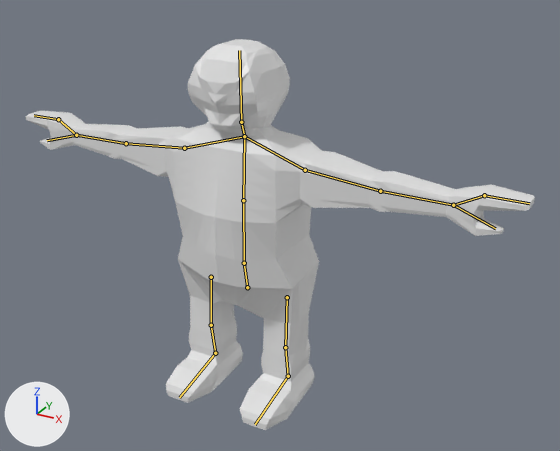
Renders of the Blender file Scenes/Models/DwardDummyRigged2.blend from each side of a commit.
One viewpoint serves both versions: a 50 mm lens placed at (1.218, -1.987, 1.618), pointed at (0.107, 0.033, 0.607). The lights are fixed; the arrows at lower left show +X, +Y and +Z. The bones that bend it are drawn over the model as lines.
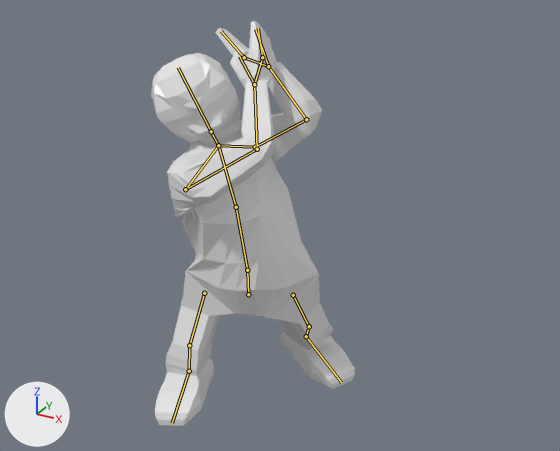
The newer file adds an action. The first version stands in its rest pose; the second is drawn at frame 5 of the action 'MeleeAttack2'.

Scene script edits in JSON lines:
```json
{"block": "bone_root", "where": "bone_root = bpy.data.objects['Armature'].pose.bones['Root']"}
{"op": "set", "path": "bone_root.location", "old": "(0.0, 0.0, 0.0)", "new": "(0.005, -0.024, 0.005)"}
{"op": "set", "path": "bone_root.rotation_quaternion", "old": "(1.0, 0.0, 0.0, 0.0)", "new": "(0.958, 0.0, 0.219, -0.037)", "note": "degrees (0, 0, 0) -> degrees (-1, 26, -5)"}
{"block": "bone_spine1", "where": "bone_spine1 = bpy.data.objects['Armature'].pose.bones['Spine1']  # child of 'Root'"}
{"op": "set", "path": "bone_spine1.rotation_quaternion", "old": "(1.0, 0.0, 0.0, 0.0)", "new": "(0.974, -0.054, 0.207, 0.072)", "note": "degrees (0, 0, 0) -> degrees (-5, 24, 7)"}
{"block": "bone_spine2", "where": "bone_spine2 = bpy.data.objects['Armature'].pose.bones['Spine2']  # child of 'Spine1'"}
{"op": "set", "path": "bone_spine2.rotation_quaternion", "old": "(1.0, 0.0, 0.0, 0.0)", "new": "(0.99, 0.001, 0.136, 0.045)", "note": "degrees (0, 0, 0) -> degrees (1, 16, 5)"}
{"block": "bone_neck", "where": "bone_neck = bpy.data.objects['Armature'].pose.bones['Neck']  # child of 'Spine2'"}
{"op": "set", "path": "bone_neck.rotation_quaternion", "old": "(1.0, 0.0, 0.0, 0.0)", "new": "(0.957, -0.081, -0.22, 0.17)", "note": "degrees (0, 0, 0) -> degrees (-14, -23, 23)"}
{"block": "bone_shoulder_l", "where": "bone_shoulder_l = bpy.data.objects['Armature'].pose.bones['Shoulder.L']  # child of 'Spine2'"}
{"op": "set", "path": "bone_shoulder_l.rotation_quaternion", "old": "(1.0, 0.0, 0.0, 0.0)", "new": "(0.967, -0.254, -0.048, -0.033)", "note": "degrees (0, 0, 0) -> degrees (-29, -6, -2)"}
{"block": "bone_upperarm_l", "where": "bone_upperarm_l = bpy.data.objects['Armature'].pose.bones['UpperArm.L']  # child of 'Shoulder.L'"}
{"op": "set", "path": "bone_upperarm_l.rotation_quaternion", "old": "(1.0, 0.0, 0.0, 0.0)", "new": "(0.405, 0.696, -0.474, -0.334)", "note": "degrees (0, 0, 0) -> degrees (116, 5, -72)"}
{"block": "bone_lowerarm_l", "where": "bone_lowerarm_l = bpy.data.objects['Armature'].pose.bones['LowerArm.L']  # child of 'UpperArm.L'"}
{"op": "set", "path": "bone_lowerarm_l.rotation_quaternion", "old": "(1.0, 0.0, 0.0, 0.0)", "new": "(0.622, 0.748, -0.094, 0.148)", "note": "degrees (0, 0, 0) -> degrees (100, -20, 3)"}
{"block": "bone_thumb_l", "where": "bone_thumb_l = bpy.data.objects['Armature'].pose.bones['Thumb.L']  # child of 'LowerArm.L'"}
{"op": "set", "path": "bone_thumb_l.rotation_quaternion", "old": "(1.0, 0.0, 0.0, 0.0)", "new": "(0.574, -0.263, 0.774, -0.047)", "note": "degrees (0, 0, 0) -> degrees (48, 120, 66)"}
{"block": "bone_hand_l", "where": "bone_hand_l = bpy.data.objects['Armature'].pose.bones['Hand.L']  # child of 'LowerArm.L'"}
{"op": "set", "path": "bone_hand_l.rotation_quaternion", "old": "(1.0, 0.0, 0.0, 0.0)", "new": "(0.63, 0.414, 0.657, 0.026)", "note": "degrees (0, 0, 0) -> degrees (110, 54, 77)"}
{"block": "bone_shoulder_r", "where": "bone_shoulder_r = bpy.data.objects['Armature'].pose.bones['Shoulder.R']  # child of 'Spine2'"}
{"op": "set", "path": "bone_shoulder_r.rotation_quaternion", "old": "(1.0, 0.0, 0.0, 0.0)", "new": "(0.98, 0.186, -0.061, -0.016)", "note": "degrees (0, 0, 0) -> degrees (22, -7, -3)"}
{"block": "bone_upperarm_r", "where": "bone_upperarm_r = bpy.data.objects['Armature'].pose.bones['UpperArm.R']  # child of 'Shoulder.R'"}
{"op": "set", "path": "bone_upperarm_r.rotation_quaternion", "old": "(1.0, 0.0, 0.0, 0.0)", "new": "(0.265, 0.82, 0.256, 0.417)", "note": "degrees (0, 0, 0) -> degrees (127, -34, 52)"}
{"block": "bone_lowerarm_r", "where": "bone_lowerarm_r = bpy.data.objects['Armature'].pose.bones['LowerArm.R']  # child of 'UpperArm.R'"}
{"op": "set", "path": "bone_lowerarm_r.rotation_quaternion", "old": "(1.0, 0.0, 0.0, 0.0)", "new": "(0.846, 0.503, -0.077, 0.077)", "note": "degrees (0, 0, 0) -> degrees (61, -12, 3)"}
{"block": "bone_thumb_r", "where": "bone_thumb_r = bpy.data.objects['Armature'].pose.bones['Thumb.R']  # child of 'LowerArm.R'"}
{"op": "set", "path": "bone_thumb_r.rotation_quaternion", "old": "(1.0, 0.0, 0.0, 0.0)", "new": "(0.835, 0.105, 0.538, 0.05)", "note": "degrees (0, 0, 0) -> degrees (30, 63, 25)"}
{"block": "bone_hand_r", "where": "bone_hand_r = bpy.data.objects['Armature'].pose.bones['Hand.R']  # child of 'LowerArm.R'"}
{"op": "set", "path": "bone_hand_r.rotation_quaternion", "old": "(1.0, 0.0, 0.0, 0.0)", "new": "(0.825, -0.215, 0.515, 0.088)", "note": "degrees (0, 0, 0) -> degrees (-35, 63, -10)"}
{"block": "bone_fingers_r", "where": "bone_fingers_r = bpy.data.objects['Armature'].pose.bones['Fingers.R']  # child of 'Hand.R'"}
{"op": "set", "path": "bone_fingers_r.rotation_quaternion", "old": "(1.0, 0.0, 0.0, 0.0)", "new": "(0.998, -0.053, 0.029, -0.004)", "note": "degrees (0, 0, 0) -> degrees (-6, 3, -1)"}
{"block": "bone_iklegpole_l", "where": "bone_iklegpole_l = bpy.data.objects['Armature'].pose.bones['IKLegPole.L']"}
{"op": "set", "path": "bone_iklegpole_l.location", "old": "(0.0, 0.0, 0.0)", "new": "(-0.737, -0.073, 0.0)"}
{"op": "set", "path": "bone_iklegpole_l.rotation_quaternion", "old": "(1.0, 0.0, 0.0, 0.0)", "new": "(0.984, 0.0, 0.0, 0.176)", "note": "degrees (0, 0, 0) -> degrees (0, 0, 20)"}
{"block": "bone_iktarget_l", "where": "bone_iktarget_l = bpy.data.objects['Armature'].pose.bones['IKTarget.L']"}
{"op": "set", "path": "bone_iktarget_l.location", "old": "(0.0, 0.0, 0.0)", "new": "(0.041, 0.216, -0.029)"}
{"op": "set", "path": "bone_iktarget_l.rotation_quaternion", "old": "(1.0, 0.0, 0.0, 0.0)", "new": "(0.865, -0.061, 0.093, -0.489)", "note": "degrees (0, 0, 0) -> degrees (-11, 6, -60)"}
{"block": "bone_iklegpole_r", "where": "bone_iklegpole_r = bpy.data.objects['Armature'].pose.bones['IKLegPole.R']"}
{"op": "set", "path": "bone_iklegpole_r.location", "old": "(0.0, 0.0, 0.0)", "new": "(-0.039, 0.053, 0.0)"}
{"op": "set", "path": "bone_iklegpole_r.rotation_quaternion", "old": "(1.0, 0.0, 0.0, 0.0)", "new": "(0.984, 0.0, 0.0, 0.176)", "note": "degrees (0, 0, 0) -> degrees (0, 0, 20)"}
{"block": "bone_iktarget_r", "where": "bone_iktarget_r = bpy.data.objects['Armature'].pose.bones['IKTarget.R']"}
{"op": "set", "path": "bone_iktarget_r.location", "old": "(0.0, 0.0, 0.0)", "new": "(0.019, -0.143, 0.0)"}
{"op": "set", "path": "bone_iktarget_r.rotation_quaternion", "old": "(1.0, 0.0, 0.0, 0.0)", "new": "(0.984, 0.0, 0.0, -0.176)", "note": "degrees (0, 0, 0) -> degrees (0, 0, -20)"}
```

Boxes [x1, y1, x2, y2] around the edits, measured in the pictures (560 x 451 px):
```json
{"object": "Cube", "change": "posed", "before": [26, 39, 535, 430], "after": [151, 21, 355, 426], "on screen": "60% narrower"}
{"bone": "Root", "before": "(247, 287) to (244, 263)", "after": "(248, 294) to (247, 270)"}
{"bone": "Spine1", "before": "(244, 263) to (243, 200)", "after": "(247, 270) to (236, 207)"}
{"bone": "Spine2", "before": "(243, 200) to (244, 136)", "after": "(236, 207) to (218, 145)"}
{"bone": "Neck", "before": "(244, 136) to (241, 122)", "after": "(218, 145) to (211, 131)"}
{"bone": "Shoulder.L", "before": "(244, 136) to (305, 170)", "after": "(218, 145) to (255, 147)"}
{"bone": "UpperArm.L", "before": "(305, 170) to (380, 191)", "after": "(255, 147) to (306, 119)"}
{"bone": "LowerArm.L", "before": "(380, 191) to (453, 205)", "after": "(306, 119) to (268, 66)"}
{"bone": "Thumb.L", "before": "(453, 205) to (495, 228)", "after": "(268, 66) to (255, 29)"}
{"bone": "Hand.L", "before": "(453, 205) to (484, 195)", "after": "(268, 66) to (244, 57)"}
{"bone": "Shoulder.R", "before": "(244, 136) to (184, 148)", "after": "(218, 145) to (185, 189)"}
{"bone": "UpperArm.R", "before": "(184, 148) to (126, 143)", "after": "(185, 189) to (257, 149)"}
{"bone": "LowerArm.R", "before": "(126, 143) to (76, 135)", "after": "(257, 149) to (254, 84)"}
{"bone": "Thumb.R", "before": "(76, 135) to (47, 140)", "after": "(254, 84) to (239, 56)"}
{"bone": "Hand.R", "before": "(76, 135) to (58, 119)", "after": "(254, 84) to (262, 57)"}
{"bone": "Fingers.R", "before": "(58, 119) to (34, 115)", "after": "(262, 57) to (258, 28)"}
```
